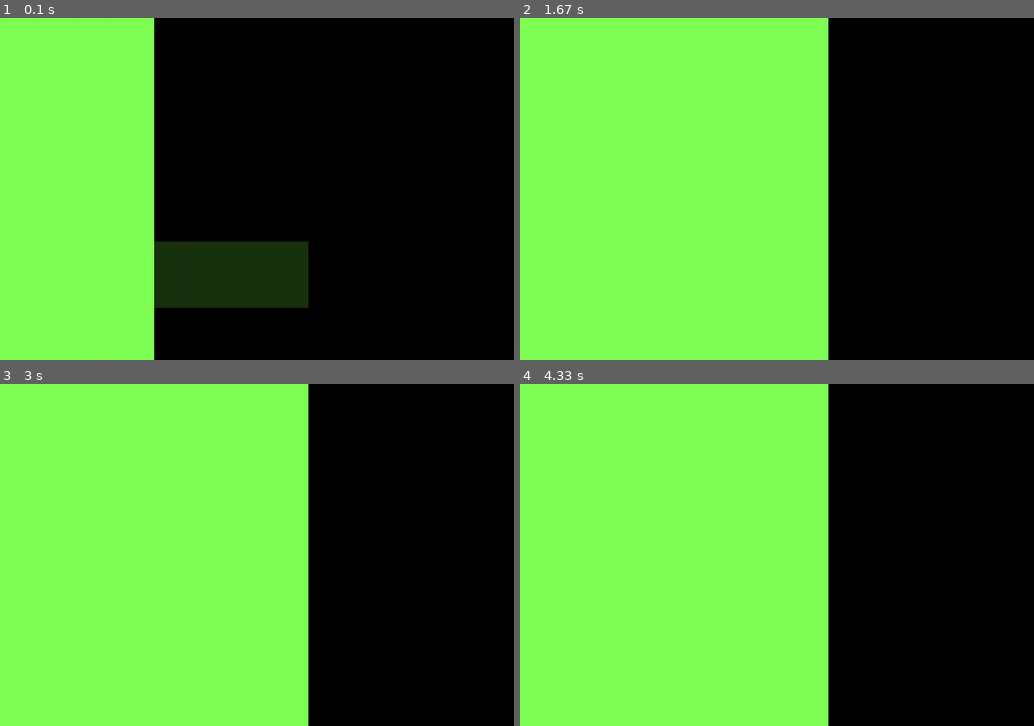
Above: before the commit, frames 1-4 (two rows, left to right).
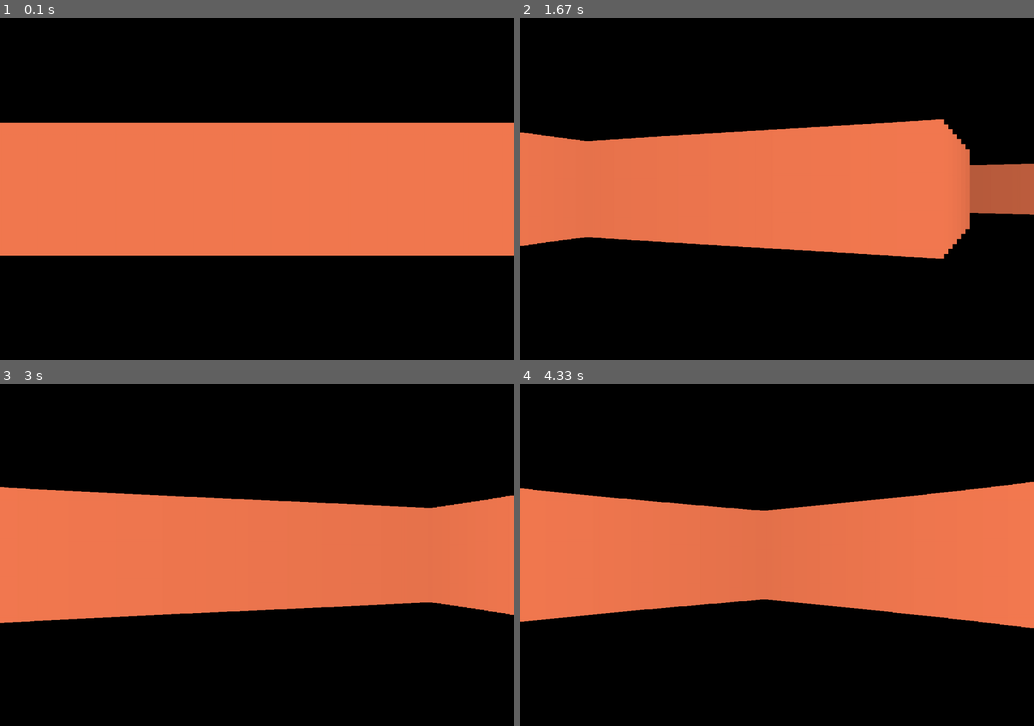
Above: after the commit, the same moments.

Repository: LorezV/pygame-evill-stuff
Game: pygame game, started from main.py
Two runs of this game, one before a commit and one after it. Both use one fixed random seed, a clock stepped at 60 frames per second and the inputs below.
Inputs:
- Up to frame 1 (0.1 s): no input
- Up to frame 2 (1.67 s): tap S at 0.33 s; hold Right 0.67-1.13 s; hold Right 1.17-1.63 s
- Up to frame 3 (3 s): hold Left 1.67-2.2 s; hold Left 2.23-2.63 s; hold Right from 2.67 s (still down)
- Up to frame 4 (4.33 s): release Right at 3.3 s; hold Left 3.33-3.8 s; hold Right 3.83-4.3 s

The runs differ from the first frame. In frame 1, 62% of the frame differs, in the area x 0-100%, y 0-100%; in frame 2, 72%; in frame 3, 72%; in frame 4, 74%.

Commit message:
Update Drawer class

Diff:
--- a/main.py
+++ b/main.py
@@ -20,7 +20,6 @@
     for event in pygame.event.get():
         if event.type == pygame.QUIT:
             terminate()
-    # player.draw(screen)
     drawer.ray_casting(player.pos, player.ang)
     player.movement()
     pygame.display.flip()
--- a/modules/Drawer.py
+++ b/modules/Drawer.py
@@ -7,22 +7,43 @@
     def __init__(self, screen):
         self.scr = screen
 
+    def mapping(self, a, b):
+        return (a // TILE) * TILE, (b // TILE) * TILE
+
     def ray_casting(self, player_pos, player_angle):
+        ox, oy = player_pos
+        xm, ym = self.mapping(ox, oy)
         cur_angle = player_angle - HALF_FOV
-        xo, yo = player_pos
         for ray in range(NUM_RAYS):
             sin_a = math.sin(cur_angle)
             cos_a = math.cos(cur_angle)
-            for depth in range(MAX_DEPTH):
-                x = xo + depth * cos_a
-                y = yo + depth * sin_a
-                if (x // TILE * TILE, y // TILE * TILE) in world_map:
-                    depth *= math.cos(player_angle - cur_angle)
-                    proj_height = min(PROJ_COEFF / (depth + 0.0001), HEIGHT)
-                    c = 255 / (1 + depth * depth * 0.0001)
-                    color = (c // 2, c, c // 3)
-                    pygame.draw.rect(self.scr, color, (
-                        ray * SCALE, HALF_HEIGHT - proj_height // 2, SCALE,
-                        proj_height))
+            sin_a = sin_a if sin_a else 0.000001
+            cos_a = cos_a if cos_a else 0.000001
+
+            x, dx = (xm + TILE, 1) if cos_a >= 0 else (xm, -1)
+            for i in range(0, WIDTH, TILE):
+                depth_v = (x - ox) / cos_a
+                y = oy + depth_v * sin_a
+                if self.mapping(x + dx, y) in world_map:
                     break
+                x += dx * TILE
+
+            y, dy = (ym + TILE, 1) if sin_a >= 0 else (ym, -1)
+            for i in range(0, HEIGHT, TILE):
+                depth_h = (y - oy) / sin_a
+                x = ox + depth_h * cos_a
+                if self.mapping(x, y + dy) in world_map:
+                    break
+                y += dy * TILE
+
+            # projection
+            depth = depth_v if depth_v < depth_h else depth_h
+            depth *= math.cos(player_angle - cur_angle)
+            depth += 0.000001
+            proj_height = PROJ_COEFF / depth
+            c = 255 / (1 + depth * depth * 0.00002)
+            color = (c, c // 2, c // 3)
+            pygame.draw.rect(self.scr, color, (
+                ray * SCALE, HALF_HEIGHT - proj_height // 2, SCALE,
+                proj_height))
             cur_angle += DELTA_ANGLE
--- a/modules/Player.py
+++ b/modules/Player.py
@@ -1,5 +1,5 @@
-import pygame, math
-from .Settings import *
+import pygame
+from modules.Settings import *
 
 
 class Player():
@@ -18,13 +18,6 @@
     @property
     def ang(self):
         return self.angle
-
-    def draw(self, surface):
-        pygame.draw.circle(surface, (150, 150, 255), (self.x, self.y), 10)
-        pygame.draw.line(surface, YELLOW, self.pos,
-                         (self.x + 20 * math.cos(self.angle),
-                          self.y + 20 * math.sin(self.angle)), 2)
-        self.movement()
 
     def movement(self):
         sin_a = math.sin(self.angle)
--- a/modules/Settings.py
+++ b/modules/Settings.py
@@ -1,11 +1,11 @@
 import math
 
 # screen settings
-SIZE = HEIGHT, WIDTH = 1200, 800
+SIZE = WIDTH, HEIGHT = 1200, 800
 HALF_WIDTH = WIDTH // 2
 HALF_HEIGHT = HEIGHT // 2
 FPS = 60
-TILE = 100
+TILE = 50
 
 # ray casting settings
 FOV = math.pi / 3
@@ -16,9 +16,11 @@
 DIST = NUM_RAYS / (2 * math.tan(HALF_FOV))
 PROJ_COEFF = 3 * DIST * TILE
 SCALE = WIDTH // NUM_RAYS
+
 # player
 PLAYER_SPEED = 2
 PLAYER_ANGLE = 0
+
 # colors
 WHITE = (255, 255, 255)
 BLACK = (0, 0, 0)
